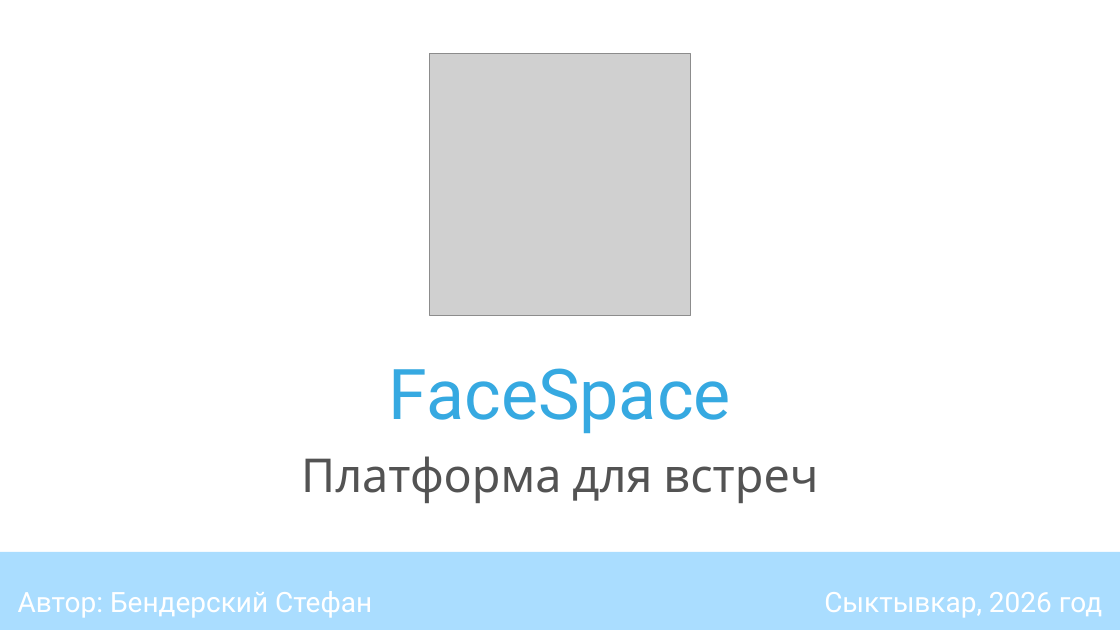
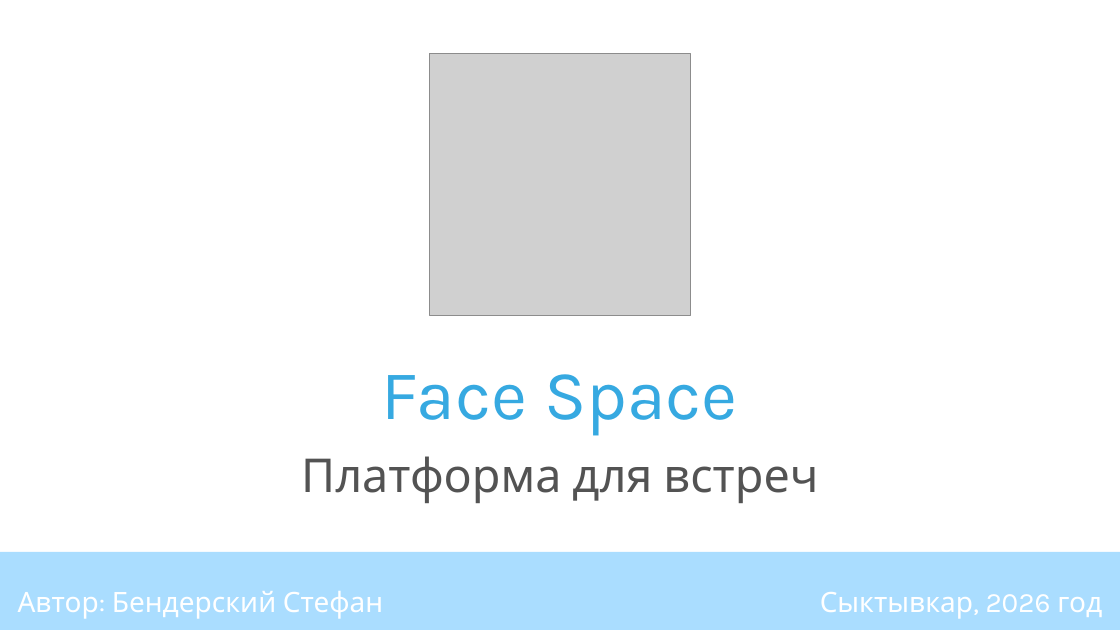
Before and after one commit to IT-novichok/FaceSpace, a slide deck: slide 1 of config/presentation.pptx. Drawn at 1120x630 pixels with LibreOffice and Linux fonts; fonts in the diff are those of the drawing; grey boxes stand for pictures. Boxes give left, top, right and bottom in pixels: in the first picture for what was removed or moved away, otherwise in the second. Text is boxed around its words. In the diff, an @@ line names an element or a change of style, - is before the commit and + after.

```diff
--- a/config/presentation.pptx
+++ b/config/presentation.pptx
@@ title at (382, 374, 738, 436): text changed; font Roboto to Karla @@
-FaceSpace
+Face Space
@@ text "Автор: Бендерский Стефан" at (18, 591, 383, 619): font Roboto to Karla @@
@@ text "Сыктывкар, 2026 год" at (820, 592, 1102, 619): font Roboto to Karla @@
```
Also in this commit, not shown: 1 other slide changed, 7 slides added, 17 other files.
